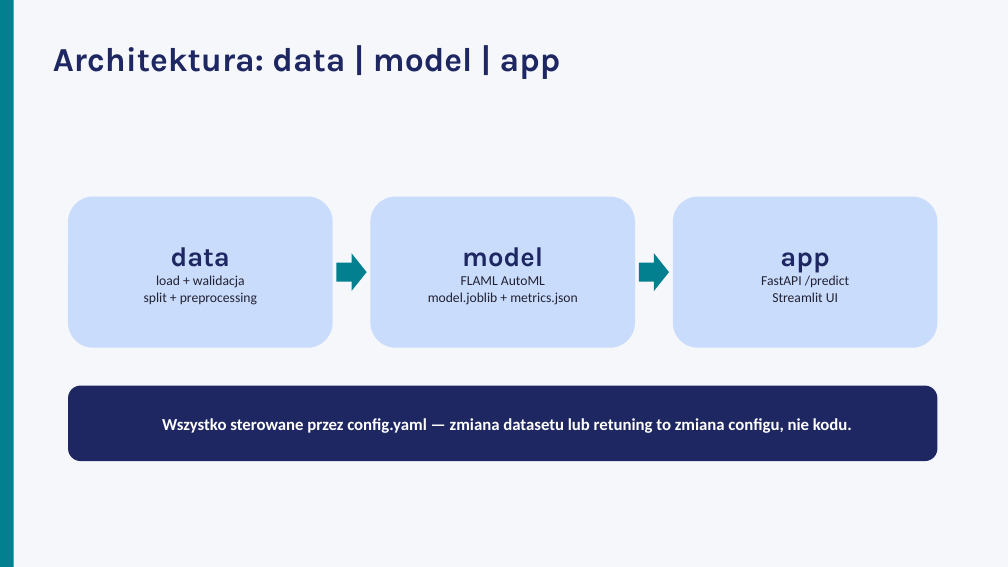
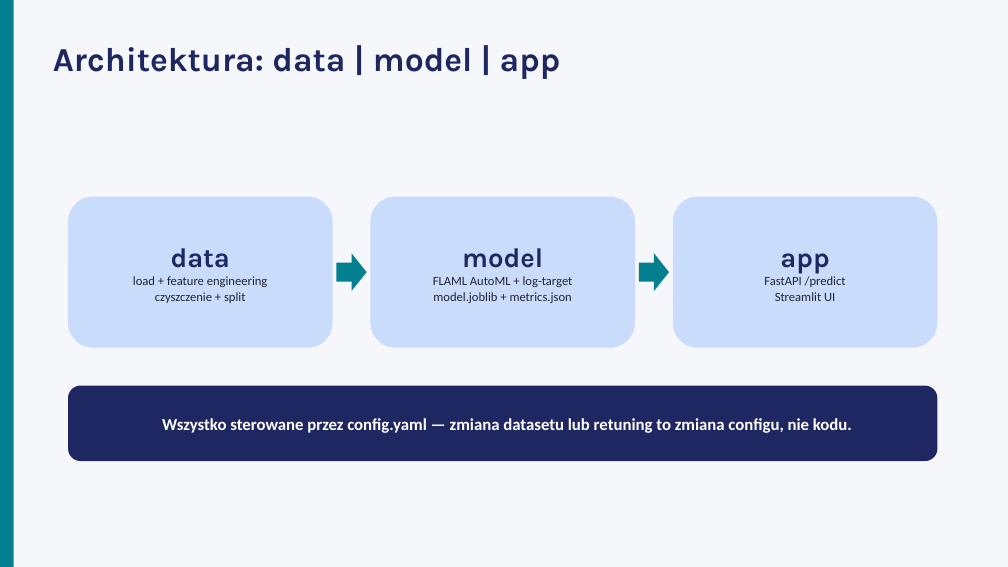
Before and after one commit to nimzoi/SUML-project, a slide deck: slide 4 of slides.pptx. Drawn at 1008x567 pixels with LibreOffice and Linux fonts; fonts in the diff are those of the drawing. Boxes give left, top, right and bottom in pixels: in the first picture for what was removed or moved away, otherwise in the second. Text is boxed around its words. In the diff, an @@ line names an element or a change of style, - is before the commit and + after.

```diff
--- a/slides.pptx
+++ b/slides.pptx
@@ text in rounded rectangle at [133,276,268,303]: text changed; size 13 to 12 pt @@
-load + walidacja
-split + preprocessing
+load + feature engineering
+czyszczenie + split
@@ text in rounded rectangle at [433,276,573,287]: text changed; size 13 to 12 pt @@
-FLAML AutoML
+FLAML AutoML + log-target
@@ text in rounded rectangle at [433,292,572,303]: size 13 to 12 pt in "model.joblib + metrics.json" @@
@@ text in rounded rectangle at [764,276,846,301]: size 13 to 12 pt in "FastAPI /predict", "Streamlit UI" @@
```
Also in this commit, not shown: 7 other slides changed, 2 slides added, 2 slides removed, 8 other files.
